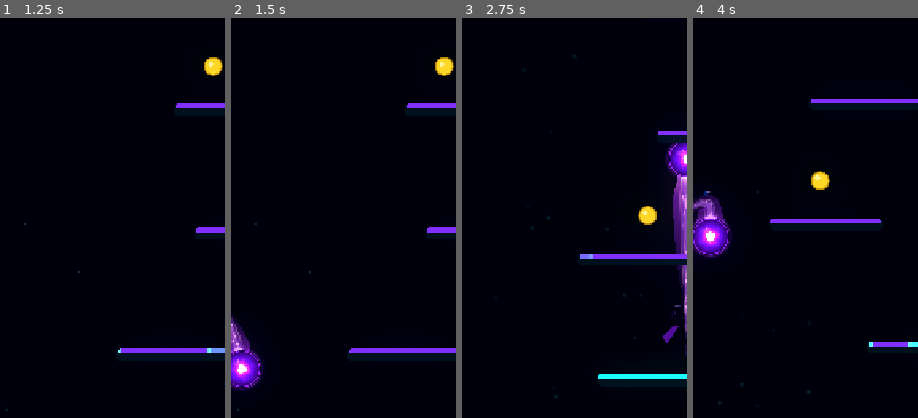
Above: before the commit, frames 1-4 (left to right).
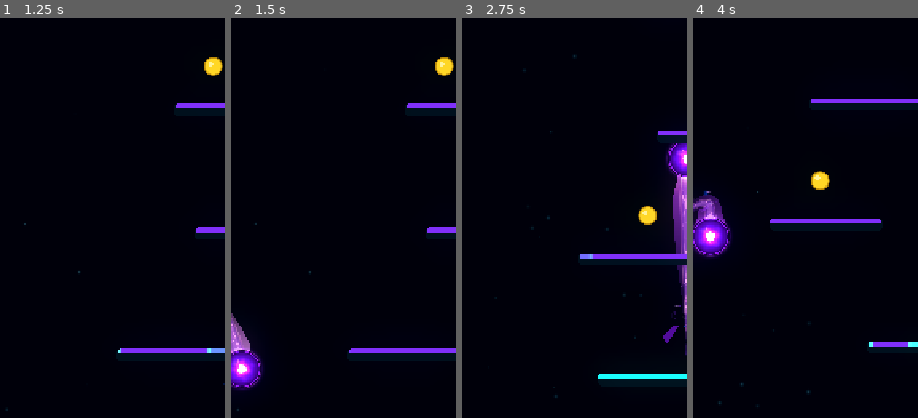
Above: after the commit, the same moments.

Repository: Kryodo/TowerJump
Game: Godot game, scene res://scenes/main.tscn
The game is run twice, just before and just after one commit, with the same random seed, the same clock (stepped at 60 frames per second) and the same inputs.
Inputs (mouse positions are % of the whole screen's width and height, from its top left):
- Up to frame 1 (1.25 s): move the mouse to (72, 45) at 0.52 s; hold Right (ui_right) from 0.53 s (still down); click (72, 45) at 0.67 s
- Up to frame 2 (1.5 s): release Right (ui_right) at 1.25 s; drag from (30, 55) to (47, 31) at 1.27 s
- Up to frame 3 (2.75 s): click "Nochmal spielen" at 2 s
- Up to frame 4 (4 s): move the mouse to (60, 28) at 2.77 s; hold Right (ui_right) 2.78-3.5 s; drag from (45, 70) to (28, 35) at 3.52 s
The pictures show only the part of the screen within x 0-50%, y 25-75%; the shares and areas given below are measured in that part.

Frame 1 is identical in both runs. In frame 2, 0.4% of the frame differs, in the area x 0-9%, y 73-84%; in frame 3, less than 0.1%; in frame 4, less than 0.1%.

Commit message:
Wire pulse lighting into outer comet aura

Diff:
--- a/scenes/ball.tscn
+++ b/scenes/ball.tscn
@@ -9,9 +9,14 @@
 [ext_resource type="Texture2D" uid="uid://x4vri0ghb2xn" path="res://Assets/energy_particle_atlas.png" id="5_energy_atlas"]
 [ext_resource type="Shader" path="res://scenes/unified_comet.gdshader" id="7_unified_comet"]
 [ext_resource type="Shader" uid="uid://b6opk25aat210" path="res://scenes/ball_rim_halo.gdshader" id="9_rim_halo"]
+[ext_resource type="Shader" path="res://scenes/trail_aura_pulse.gdshader" id="10_trail_aura_pulse"]
 
 [sub_resource type="ShaderMaterial" id="ShaderMaterial_unified_comet"]
 shader = ExtResource("7_unified_comet")
+shader_parameter/palette_mode = 0
+
+[sub_resource type="ShaderMaterial" id="ShaderMaterial_trail_aura_pulse"]
+shader = ExtResource("10_trail_aura_pulse")
 shader_parameter/palette_mode = 0
 
 [sub_resource type="ShaderMaterial" id="ShaderMaterial_rim_halo"]
@@ -202,6 +207,7 @@
 antialiased = true
 
 [node name="TrailAura" type="Line2D" parent="TrailVisual" unique_id=333510001]
+material = SubResource("ShaderMaterial_trail_aura_pulse")
 width = 40.0
 width_curve = SubResource("Curve_iijjg")
 gradient = SubResource("Gradient_f7kxq")
